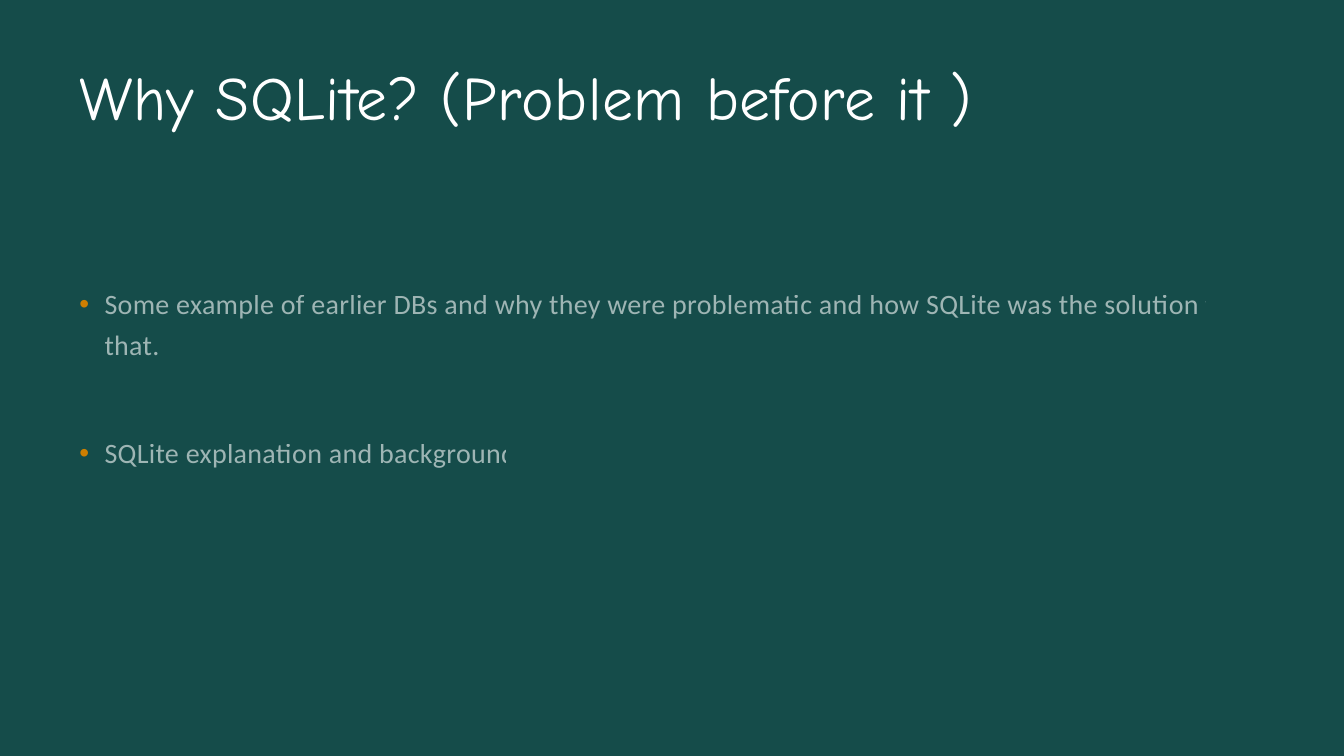
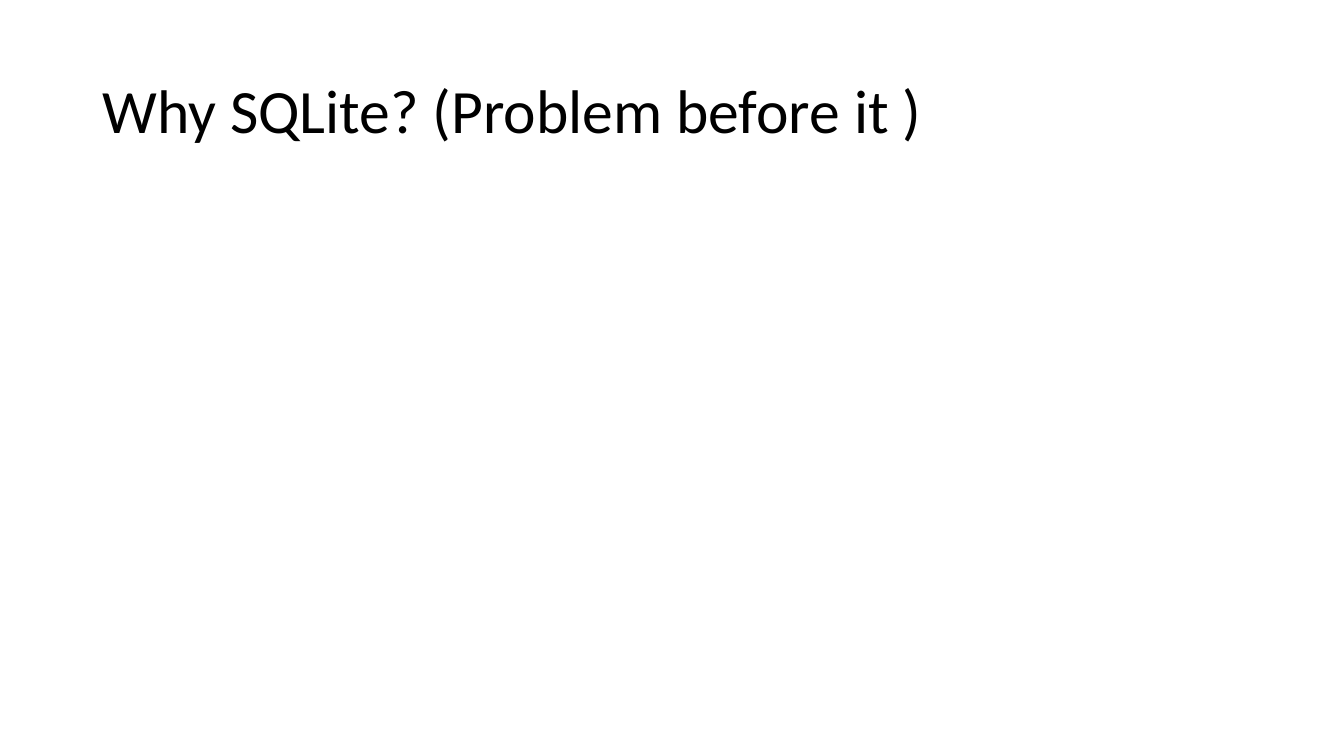
Before and after one commit to AntonioPirani/SQLiteProject, a slide deck: slide 3 of Presentation.pptx. Drawn at 1344x756 pixels with LibreOffice and Linux fonts; fonts in the diff are those of the drawing. Boxes give left, top, right and bottom in pixels: in the first picture for what was removed or moved away, otherwise in the second. Text is boxed around its words. In the diff, an @@ line names an element or a change of style, - is before the commit and + after.

```diff
--- a/Presentation.pptx
+++ b/Presentation.pptx
@@ background #0B2827 to #FFFFFF @@
@@ rectangle removed at (x1=0, y1=0, x2=1344, y2=756) @@
@@ title "Why SQLite? (Problem before it ..." moved from (x1=79, y1=71, x2=929, y2=133) to (x1=102, y1=88, x2=889, y2=143) @@
@@ title "Why SQLite? (Problem before it ..." at (x1=102, y1=88, x2=889, y2=143): font Comic Neue to Calibri, text colour #FFFFFF to #000000, letter spacing 0.4 to 0 pt; line spacing 0.88 to 0.9; vertical alignment top to middle @@
@@ text removed at (x1=105, y1=295, x2=1198, y2=468) @@
-• Some example of earlier DBs and why they were problematic and how SQLite was the solution to that.
-• SQLite explanation and background
```
Also in this commit, not shown: 5 other slides changed, 3 slides added, 3 slides removed.
